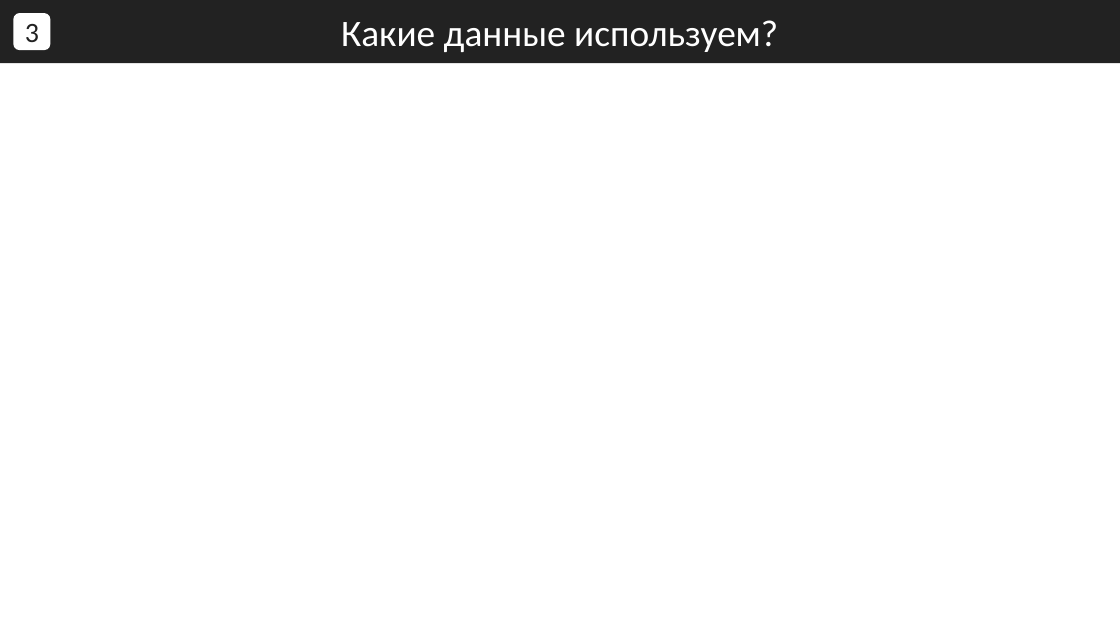
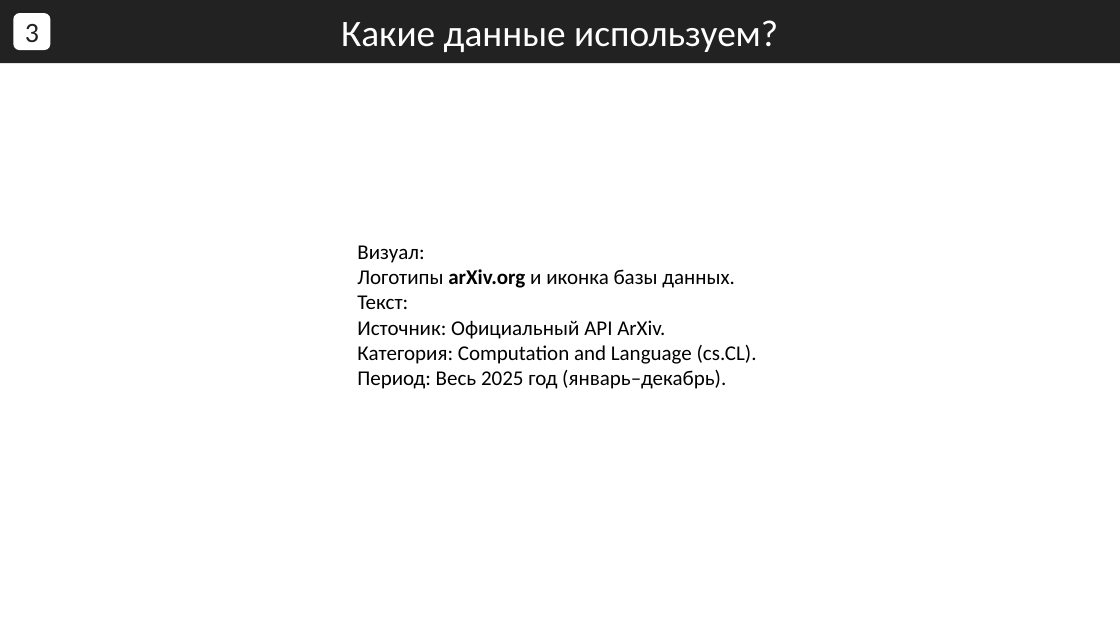
Before and after one commit to ConstDemi/ragarxiv, a slide deck: slide 3 of arXiv_Presentation.pptx. Drawn at 1120x630 pixels with LibreOffice and Linux fonts; fonts in the diff are those of the drawing. Boxes give left, top, right and bottom in pixels: in the first picture for what was removed or moved away, otherwise in the second. Text is boxed around its words. In the diff, an @@ line names an element or a change of style, - is before the commit and + after.

```diff
--- a/arXiv_Presentation.pptx
+++ b/arXiv_Presentation.pptx
@@ text added at bbox=[357, 245, 757, 389], 18 pt, text #000000 @@
+Визуал:
+Логотипы arXiv.org и иконка базы данных.
+Текст:
+Источник: Официальный API ArXiv.
+Категория: Computation and Language (cs.CL).
+Период: Весь 2025 год (январь–декабрь).
```
Also in this commit, not shown: 8 other slides changed, 1 slide added, 4 slides removed.
